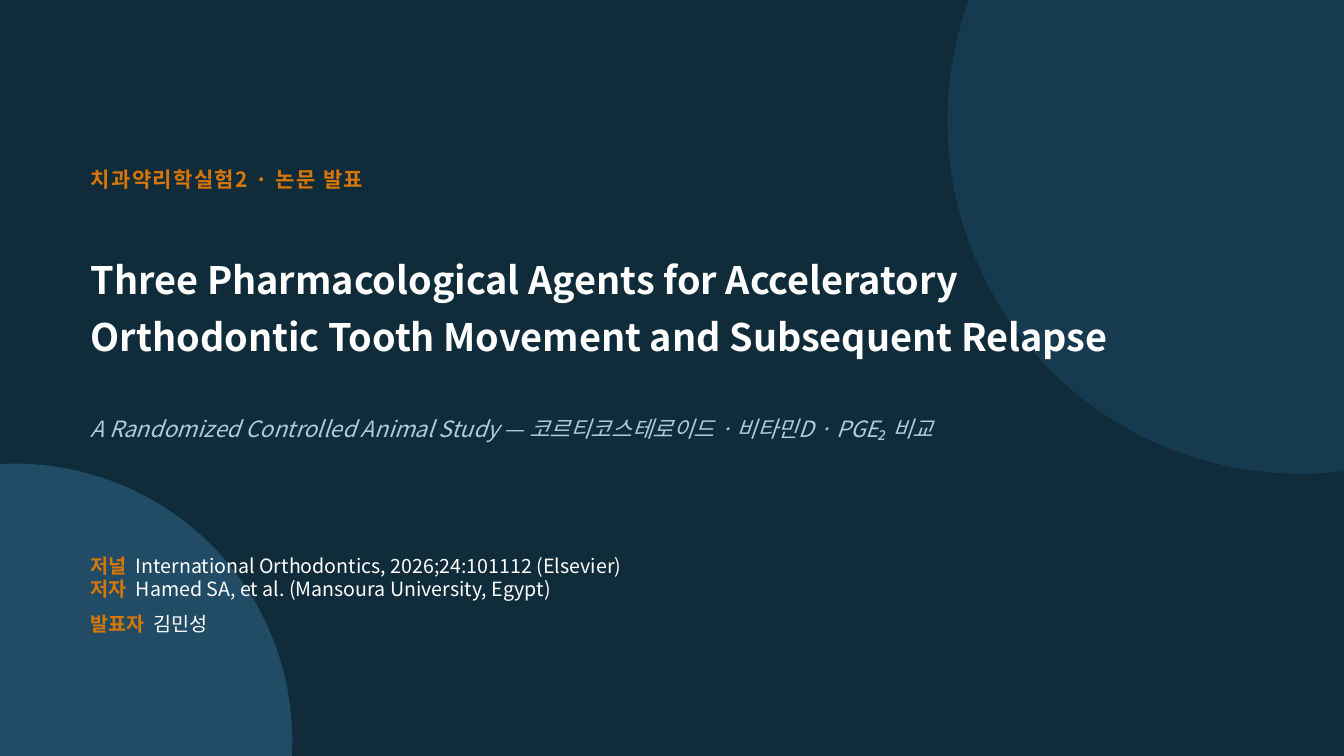
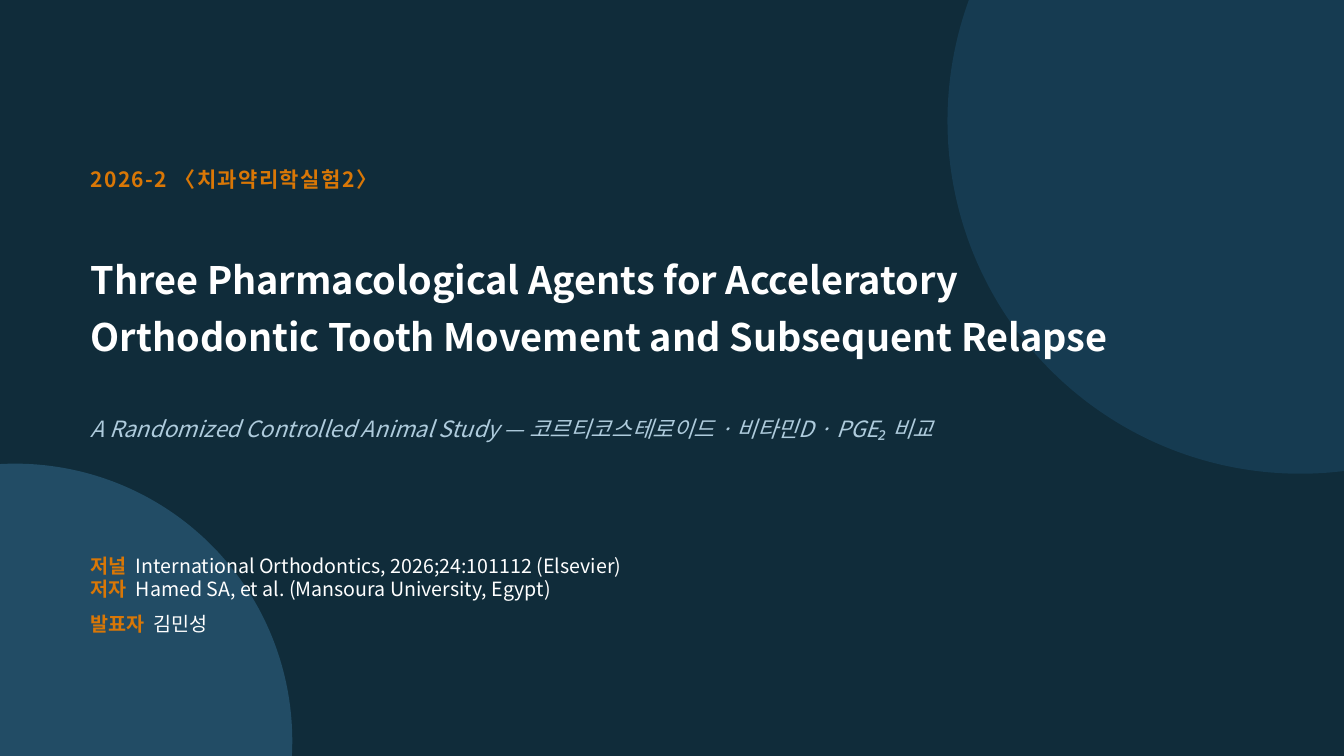
Before and after one commit to yojokem/-, a slide deck: slide 1 of 치과약리학실험2-논문발표/치과약리학실험2_논문발표.pptx. Drawn at 1344x756 pixels with LibreOffice and Linux fonts; fonts in the diff are those of the drawing. Boxes give left, top, right and bottom in pixels: in the first picture for what was removed or moved away, otherwise in the second. Text is boxed around its words. In the diff, an @@ line names an element or a change of style, - is before the commit and + after.

```diff
--- a/치과약리학실험2-논문발표/치과약리학실험2_논문발표.pptx
+++ b/치과약리학실험2-논문발표/치과약리학실험2_논문발표.pptx
@@ text at [91,169,377,189]: text changed @@
-치과약리학실험2 · 논문 발표
+2026-2 〈치과약리학실험2〉
```
Also in this commit, not shown: 7 other slides changed, 2 other files.
